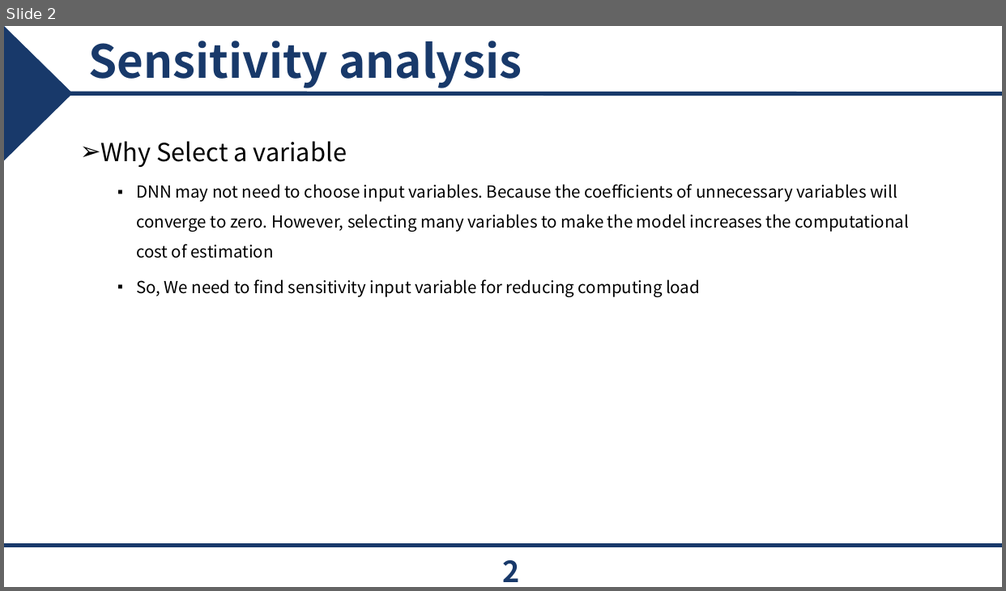
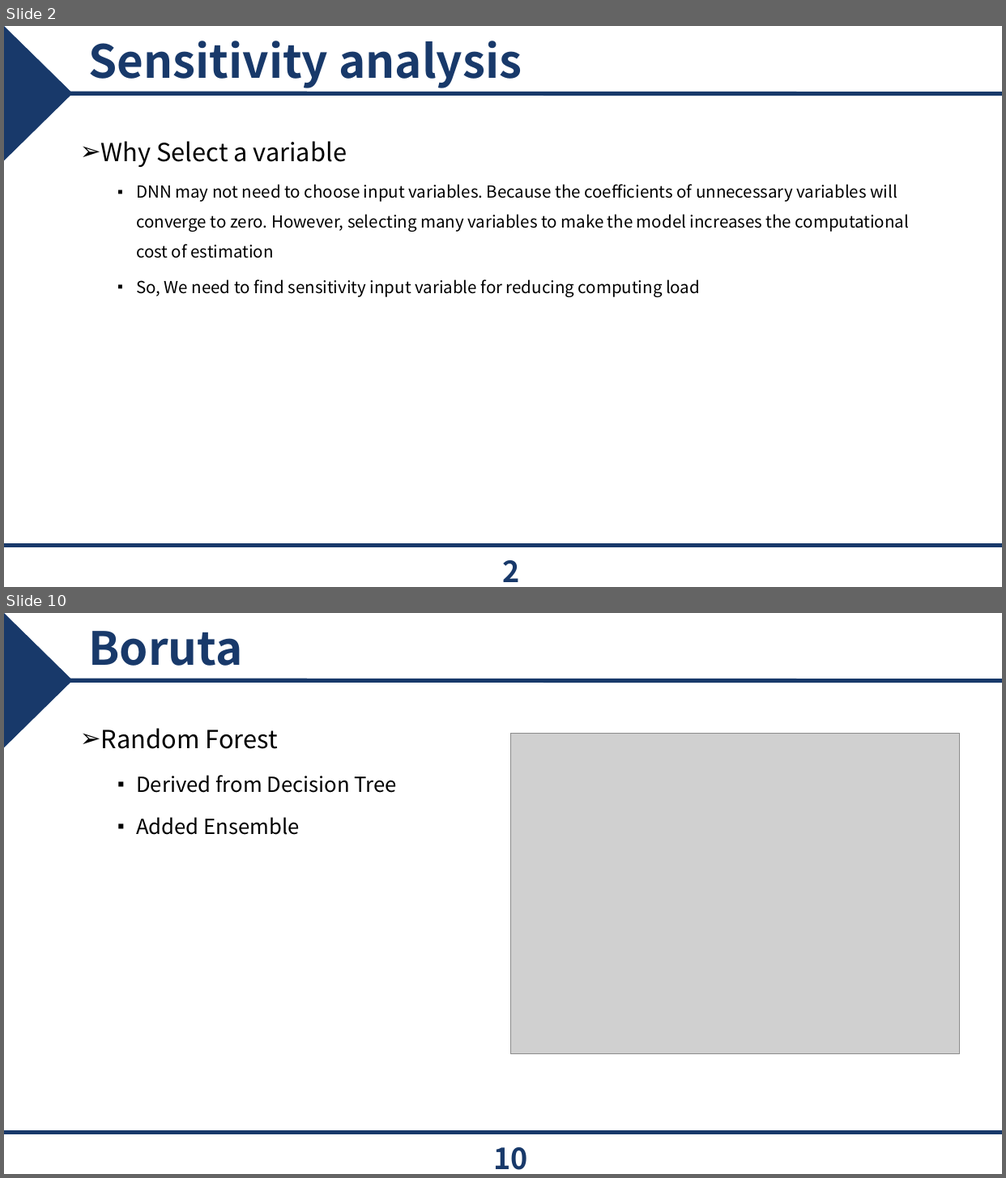
Before and after one commit to epoxx-arch/Torque_vectoringthesis, a slide deck: PPT/개인 연구 Parametric.pptx. Shown one above the other, each under a label of ours: slide 2 before the commit, slides 2 and 10 after it; the slides between them are not shown. The pictures are 1006x591 and 1006x1178 pixels, drawn with LibreOffice and Linux fonts; fonts in the diff are those of the drawing; grey boxes stand for pictures; background and template pictures are left out. Boxes give left, top, right and bottom in pixels: in the first picture for what was removed or moved away, otherwise in the second. Text is boxed around its words. In the diff, an @@ line names an element or a change of style, - is before the commit and + after.

```diff
--- a/PPT/개인 연구 Parametric.pptx
+++ b/PPT/개인 연구 Parametric.pptx
@@ slide 10 added at (4, 613, 1002, 1174), background #FFFFFF; not listed: 3 template elements that a slide beside it also shows @@
@@ title added at (88, 631, 242, 666), 44 pt, text #18396A, bold @@
+Boruta
@@ text added at (101, 728, 397, 835), 20 pt, text #000000 @@
+➢ Random Forest
+  ▪ Derived from Decision Tree
+  ▪ Added Ensemble
@@ picture added at (511, 734, 959, 1054) @@
@@ page number added at (494, 1148, 528, 1170), 28 pt, text #18396A, bold @@
+10
```
Also in this commit, not shown: 3 slides changed, 7 other slides added, 4 slides removed, 3 other files.
